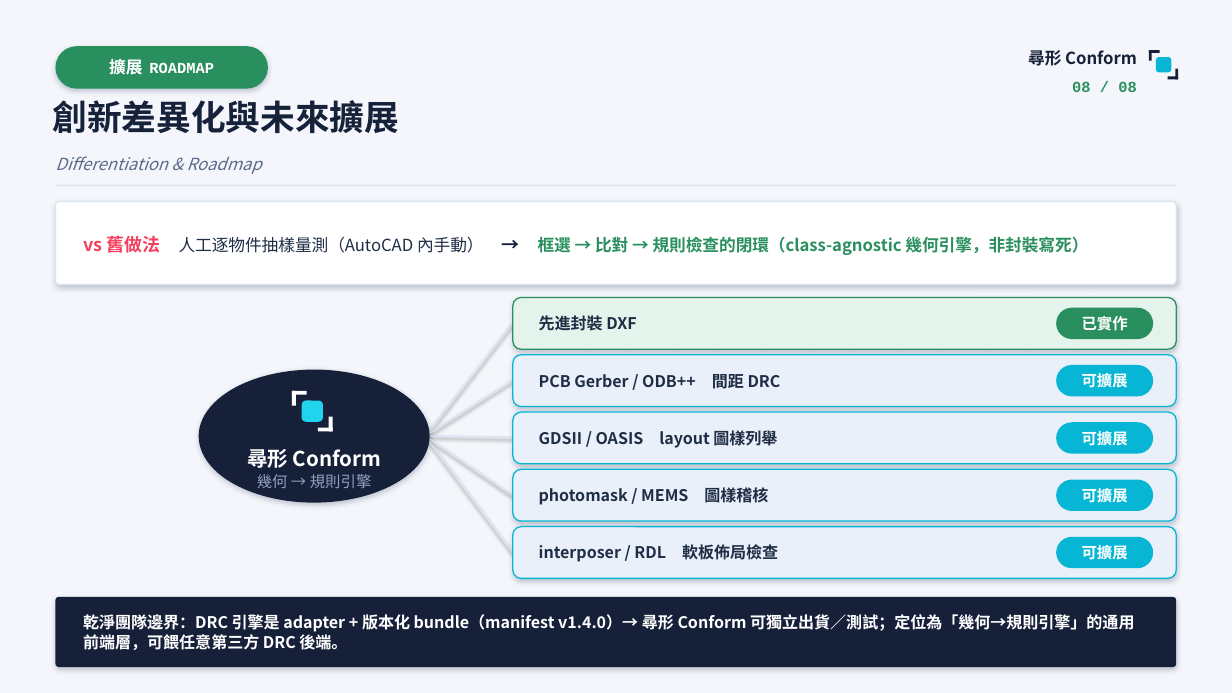
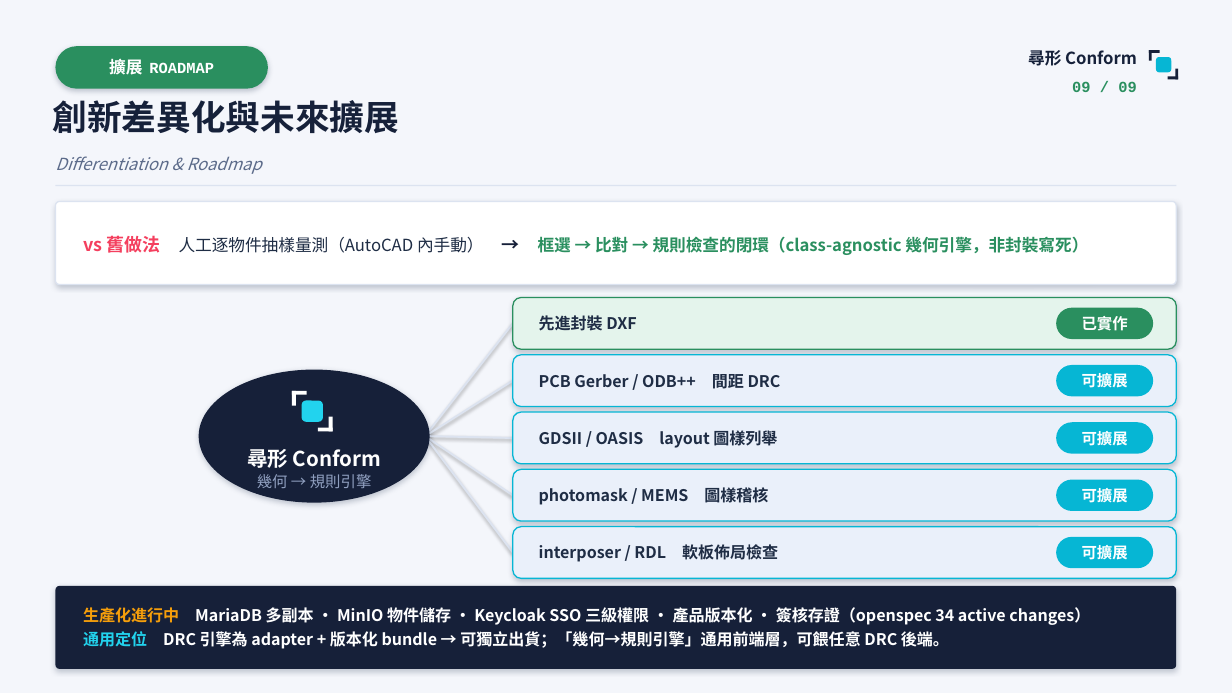
Before and after one commit to yiting-tom/SMDR2, a slide deck: slide 9 of competition/尋形Conform_競賽簡報.pptx (slide 8 before the commit). Drawn at 1232x693 pixels with LibreOffice and Linux fonts; fonts in the diff are those of the drawing. Boxes give left, top, right and bottom in pixels: in the first picture for what was removed or moved away, otherwise in the second. Text is boxed around its words. In the diff, an @@ line names an element or a change of style, - is before the commit and + after.

```diff
--- a/competition/尋形Conform_競賽簡報.pptx
+++ b/competition/尋形Conform_競賽簡報.pptx
@@ text at [1072, 81, 1136, 92]: text changed @@
-08 / 08
+09 / 09
@@ rounded rectangle: place and size @@
-rounded rectangle at [55, 597, 1177, 667]
+rounded rectangle at [55, 586, 1177, 669]
@@ text at [83, 607, 1090, 649]: text changed @@
-乾淨團隊邊界：DRC 引擎是 adapter + 版本化 bundle（manifest v1.4.0）→ 尋形 Conform 可獨立出貨／測試；定位為「幾何→規則引擎」的通用前端層，可餵任意第三方 DRC 後端。
+生產化進行中 MariaDB 多副本 · MinIO 物件儲存 · Keycloak SSO 三級權限 · 產品版本化 · 簽核存證（openspec 34 active changes）
+通用定位 DRC 引擎為 adapter + 版本化 bundle → 可獨立出貨；「幾何→規則引擎」通用前端層，可餵任意 DRC 後端。
```
Also in this commit, not shown: 7 other slides changed, 1 slide added, 2 other files.
